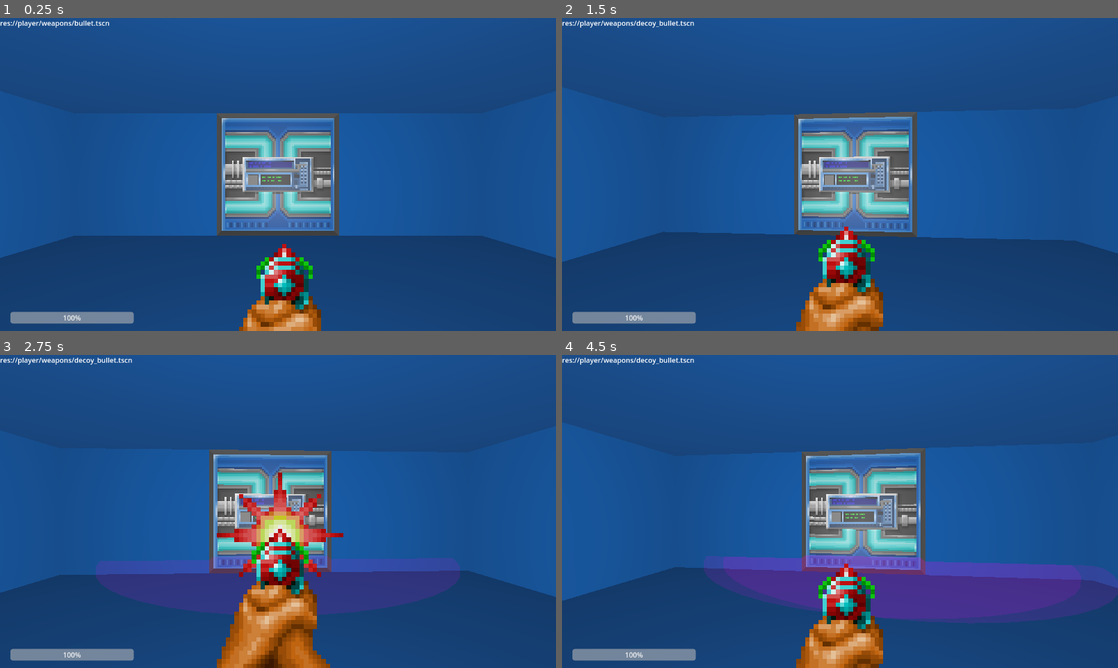
Above: before the commit, frames 1-4 (two rows, left to right).
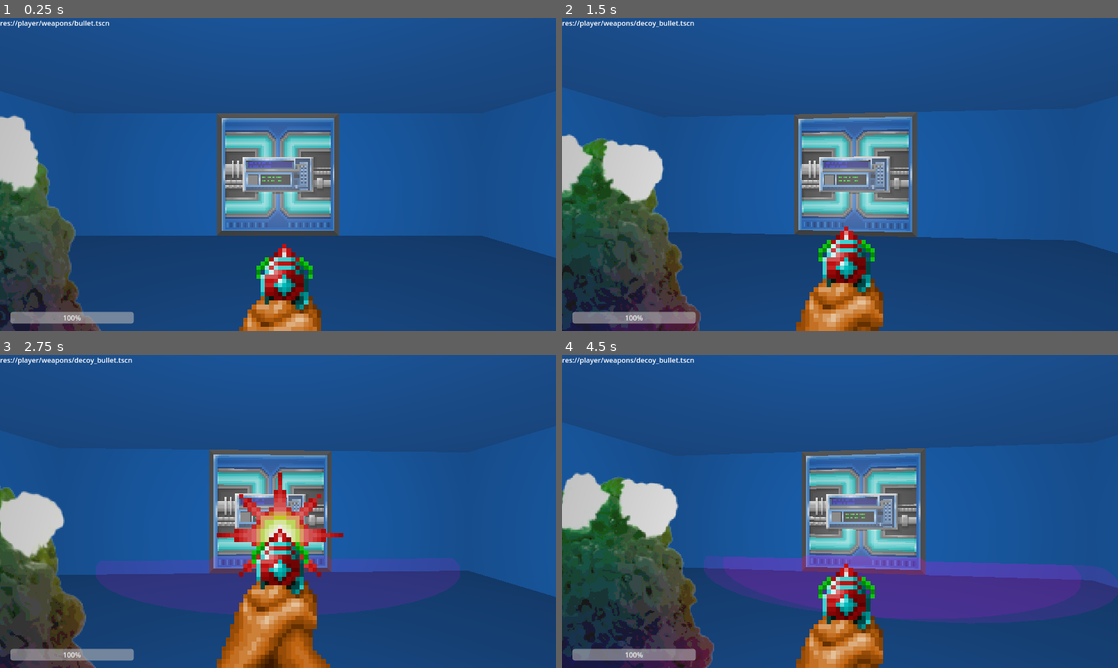
Above: after the commit, the same moments.

Repository: ralabate/21dbl
Game: Godot game, scene res://level/level_0.tscn
The game is run twice, just before and just after one commit, with the same random seed, the same clock (stepped at 60 frames per second) and the same inputs.
Inputs (mouse positions are in pixels of both pictures, inside the frame that each line leads up to):
- Up to frame 1 (0.25 s): no input
- Up to frame 2 (1.5 s): tap Enter (ui_accept) at 0.5, 0.77 s; move the mouse to (867, 174) at 0.52 s; press the mouse at (867, 174) at 0.53 s; hold 2 (ability_select_up) from 0.53 s (still down); move the mouse to (812, 174) at 1.27 s; release the mouse at (812, 174) at 1.28 s; click (812, 174) at 1.35 s
- Up to frame 3 (2.75 s): keep holding 2 (ability_select_up); tap Enter (ui_accept) at 1.52 s; move the mouse to (289, 505) at 2.02 s; press the mouse at (289, 505) at 2.03 s
- Up to frame 4 (4.5 s): keep holding 2 (ability_select_up); move the mouse to (834, 517) at 2.77 s; release the mouse at (834, 517) at 2.78 s; click (834, 517) at 2.85 s; tap Enter (ui_accept) at 3.02, 3.77 s; move the mouse to (878, 514) at 3.52 s; press the mouse at (878, 514) at 3.53 s; move the mouse to (795, 508) at 4.27 s; release the mouse at (795, 508) at 4.28 s; click (795, 508) at 4.35 s

The runs differ from the first frame. In frame 1, 7.2% of the frame differs, in the area x 0-19%, y 30-100%; in frame 2, 12%; in frame 3, 6.8%; in frame 4, 13%, in the area x 0-28%, y 37-100%.
Error in both runs: Invalid access of index '1' on a base object of type: 'Array[Dictionary]'. (res://common/log.gd:9)

Commit message:
added slime enemy with first idle animation

Diff:
--- /dev/null
+++ b/first-person-explorer/badguys/slime.tscn
@@ -0,0 +1,314 @@
+[gd_scene load_steps=59 format=3 uid="uid://bgvnnk8ambbxi"]
+
+[ext_resource type="Script" uid="uid://clhircl18kdhh" path="res://badguys/badguy.gd" id="1_omtea"]
+[ext_resource type="Material" uid="uid://ci70lplv4aah0" path="res://badguys/damage_overlay.tres" id="2_ump8y"]
+[ext_resource type="Script" uid="uid://bund4vdf4u4yo" path="res://common/components/health_component.gd" id="3_mi03j"]
+[ext_resource type="Script" uid="uid://cuiwxj3wnoqag" path="res://common/components/navigation_component.gd" id="4_a7bd2"]
+[ext_resource type="Script" uid="uid://db57k26wi7ltc" path="res://common/components/melee_attack_component.gd" id="5_a56oi"]
+[ext_resource type="Script" uid="uid://d3w1w02heo866" path="res://common/components/fsm_component.gd" id="6_iul18"]
+[ext_resource type="Script" uid="uid://c3mha4eajluii" path="res://badguys/states/badguy_idle_state.gd" id="7_mp782"]
+[ext_resource type="Script" uid="uid://cdsndtjjy64gx" path="res://badguys/states/badguy_chase_state.gd" id="8_rfo5k"]
+[ext_resource type="Script" uid="uid://bbx03qgt7jwev" path="res://badguys/states/badguy_attack_state.gd" id="9_5xahi"]
+[ext_resource type="Script" uid="uid://dmrpfrb334jim" path="res://badguys/states/badguy_hurt_state.gd" id="10_jotdw"]
+[ext_resource type="Script" uid="uid://mgr8rmq8nlia" path="res://badguys/states/badguy_death_state.gd" id="11_3jdsq"]
+[ext_resource type="Texture2D" uid="uid://dd62b6oe8cil1" path="res://badguys/images/brown-alien/brown-alien-melee-0.png" id="12_w42u7"]
+[ext_resource type="Texture2D" uid="uid://dwu42jv5a1gh1" path="res://badguys/images/brown-alien/brown-alien-melee-1.png" id="13_x25jn"]
+[ext_resource type="Texture2D" uid="uid://sb28ut5co135" path="res://badguys/images/brown-alien/brown-alien-melee-2.png" id="14_x1net"]
+[ext_resource type="Texture2D" uid="uid://6r6arlpftmbd" path="res://badguys/images/brown-alien/brown-alien-walk-0.png" id="15_06uem"]
+[ext_resource type="Texture2D" uid="uid://dqjjgluio4nep" path="res://badguys/images/brown-alien/brown-alien-walk-1.png" id="16_gntep"]
+[ext_resource type="Texture2D" uid="uid://c63tqbiqfdip7" path="res://badguys/images/brown-alien/brown-alien-walk-2.png" id="17_41e7r"]
+[ext_resource type="Texture2D" uid="uid://cwihftkri58aq" path="res://badguys/images/brown-alien/brown-alien-walk-3.png" id="18_s7cek"]
+[ext_resource type="Texture2D" uid="uid://cqsi5mlah1wik" path="res://badguys/images/brown-alien/brown-alien-death-0.png" id="19_pttyk"]
+[ext_resource type="Texture2D" uid="uid://by3x60po1ly1k" path="res://badguys/images/brown-alien/brown-alien-death-1.png" id="20_1btaa"]
+[ext_resource type="Texture2D" uid="uid://c36wdfunw6sdp" path="res://badguys/images/brown-alien/brown-alien-death-2.png" id="21_fbwll"]
+[ext_resource type="Texture2D" uid="uid://bjpnp8021bdb8" path="res://badguys/images/brown-alien/brown-alien-death-3.png" id="22_amr26"]
+[ext_resource type="Texture2D" uid="uid://dqqe5rmsim5a6" path="res://badguys/images/brown-alien/brown-alien-death-4.png" id="23_76k3p"]
+[ext_resource type="Texture2D" uid="uid://ckr0p5wo1swgf" path="res://badguys/images/brown-alien/brown-alien-death-5.png" id="24_8cplh"]
+[ext_resource type="Texture2D" uid="uid://88bl81d4s5m" path="res://badguys/images/slime/idle/slimer_idle_on_2s_256_posterized.0001.png" id="25_lm0li"]
+[ext_resource type="Texture2D" uid="uid://ds8l6tl4300yq" path="res://badguys/images/slime/idle/slimer_idle_on_2s_256_posterized.0002.png" id="26_rg6tc"]
+[ext_resource type="Texture2D" uid="uid://c6w3avqeuth08" path="res://badguys/images/slime/idle/slimer_idle_on_2s_256_posterized.0003.png" id="27_s1gvs"]
+[ext_resource type="Texture2D" uid="uid://hybbm4ma8phj" path="res://badguys/images/slime/idle/slimer_idle_on_2s_256_posterized.0004.png" id="28_irqv5"]
+[ext_resource type="Texture2D" uid="uid://cyc70y8r51dbr" path="res://badguys/images/slime/idle/slimer_idle_on_2s_256_posterized.0005.png" id="29_63mmy"]
+[ext_resource type="Texture2D" uid="uid://7m0t1idxj10l" path="res://badguys/images/slime/idle/slimer_idle_on_2s_256_posterized.0006.png" id="30_28eip"]
+[ext_resource type="Texture2D" uid="uid://d4lwbov1j1o1o" path="res://badguys/images/slime/idle/slimer_idle_on_2s_256_posterized.0007.png" id="31_t2nmu"]
+[ext_resource type="Texture2D" uid="uid://boqkabtvphf54" path="res://badguys/images/slime/idle/slimer_idle_on_2s_256_posterized.0008.png" id="32_qtqvy"]
+[ext_resource type="Texture2D" uid="uid://b1lk4qwqfmdln" path="res://badguys/images/slime/idle/slimer_idle_on_2s_256_posterized.0009.png" id="33_gy75n"]
+[ext_resource type="Texture2D" uid="uid://bsg6wnm65xewf" path="res://badguys/images/slime/idle/slimer_idle_on_2s_256_posterized.0010.png" id="34_fd7ma"]
+[ext_resource type="Texture2D" uid="uid://25qyipf6l6o" path="res://badguys/images/slime/idle/slimer_idle_on_2s_256_posterized.0011.png" id="35_sua18"]
+[ext_resource type="Texture2D" uid="uid://c4ypbw1qgs5uv" path="res://badguys/images/slime/idle/slimer_idle_on_2s_256_posterized.0012.png" id="36_bdcpt"]
+[ext_resource type="Texture2D" uid="uid://c0xytiwj1t4xb" path="res://badguys/images/slime/idle/slimer_idle_on_2s_256_posterized.0013.png" id="37_ke8o2"]
+[ext_resource type="Texture2D" uid="uid://68ljll1fo70h" path="res://badguys/images/slime/idle/slimer_idle_on_2s_256_posterized.0014.png" id="38_pwnn6"]
+[ext_resource type="Texture2D" uid="uid://pk3tjq07awqb" path="res://badguys/images/slime/idle/slimer_idle_on_2s_256_posterized.0015.png" id="39_03nn5"]
+[ext_resource type="Texture2D" uid="uid://ejg8ku1tv1fe" path="res://badguys/images/slime/idle/slimer_idle_on_2s_256_posterized.0016.png" id="40_dg8ef"]
+[ext_resource type="Texture2D" uid="uid://kggo0qmp2jcu" path="res://badguys/images/slime/idle/slimer_idle_on_2s_256_posterized.0017.png" id="41_r2imk"]
+[ext_resource type="Texture2D" uid="uid://ba4a44upcmnad" path="res://badguys/images/slime/idle/slimer_idle_on_2s_256_posterized.0018.png" id="42_kuvkc"]
+[ext_resource type="Texture2D" uid="uid://7sr3chqen7y3" path="res://badguys/images/slime/idle/slimer_idle_on_2s_256_posterized.0019.png" id="43_oh1h4"]
+[ext_resource type="Texture2D" uid="uid://creib6s1ptnwb" path="res://badguys/images/slime/idle/slimer_idle_on_2s_256_posterized.0020.png" id="44_oxcak"]
+[ext_resource type="Texture2D" uid="uid://bwss0mpewo884" path="res://badguys/images/slime/idle/slimer_idle_on_2s_256_posterized.0021.png" id="45_soaua"]
+[ext_resource type="Texture2D" uid="uid://d26ukjqkq6f6x" path="res://badguys/images/slime/idle/slimer_idle_on_2s_256_posterized.0022.png" id="46_p6qts"]
+[ext_resource type="Texture2D" uid="uid://dapyqptjr3mjr" path="res://badguys/images/slime/idle/slimer_idle_on_2s_256_posterized.0023.png" id="47_beqgu"]
+[ext_resource type="Texture2D" uid="uid://dimu7byx4t51g" path="res://badguys/images/slime/idle/slimer_idle_on_2s_256_posterized.0024.png" id="48_62k45"]
+[ext_resource type="Texture2D" uid="uid://djmn6ikpl4sc8" path="res://badguys/images/slime/idle/slimer_idle_on_2s_256_posterized.0025.png" id="49_y23yf"]
+[ext_resource type="Texture2D" uid="uid://dbgbjy73pqe7l" path="res://badguys/images/slime/idle/slimer_idle_on_2s_256_posterized.0026.png" id="50_xbcjq"]
+[ext_resource type="Texture2D" uid="uid://j8eakbttbxdt" path="res://badguys/images/slime/idle/slimer_idle_on_2s_256_posterized.0027.png" id="51_h2joc"]
+[ext_resource type="Texture2D" uid="uid://dce2eltvb343e" path="res://badguys/images/slime/idle/slimer_idle_on_2s_256_posterized.0028.png" id="52_k0wpb"]
+[ext_resource type="Texture2D" uid="uid://dra8bpcbhlh0l" path="res://badguys/images/slime/idle/slimer_idle_on_2s_256_posterized.0029.png" id="53_ijpcw"]
+[ext_resource type="Texture2D" uid="uid://po2cmxcqtk5a" path="res://badguys/images/slime/idle/slimer_idle_on_2s_256_posterized.0030.png" id="54_3uu8l"]
+
+[sub_resource type="CapsuleShape3D" id="CapsuleShape3D_bug4s"]
+
+[sub_resource type="SphereShape3D" id="SphereShape3D_221m0"]
+
+[sub_resource type="ConvexPolygonShape3D" id="ConvexPolygonShape3D_jl7e4"]
+points = PackedVector3Array(0, 0, 0, 3, 0, 7, -3, 0, 7)
+
+[sub_resource type="SpriteFrames" id="SpriteFrames_qwje0"]
+animations = [{
+"frames": [{
+"duration": 1.0,
+"texture": ExtResource("12_w42u7")
+}, {
+"duration": 1.0,
+"texture": ExtResource("13_x25jn")
+}, {
+"duration": 1.0,
+"texture": ExtResource("14_x1net")
+}],
+"loop": false,
+"name": &"attack",
+"speed": 10.0
+}, {
+"frames": [{
+"duration": 1.0,
+"texture": ExtResource("15_06uem")
+}, {
+"duration": 1.0,
+"texture": ExtResource("16_gntep")
+}, {
+"duration": 1.0,
+"texture": ExtResource("17_41e7r")
+}, {
+"duration": 1.0,
+"texture": ExtResource("18_s7cek")
+}],
+"loop": true,
+"name": &"chase",
+"speed": 10.0
+}, {
+"frames": [{
+"duration": 1.0,
+"texture": ExtResource("19_pttyk")
+}, {
+"duration": 1.0,
+"texture": ExtResource("20_1btaa")
+}, {
+"duration": 1.0,
+"texture": ExtResource("21_fbwll")
+}, {
+"duration": 1.0,
+"texture": ExtResource("22_amr26")
+}, {
+"duration": 1.0,
+"texture": ExtResource("23_76k3p")
+}, {
+"duration": 1.0,
+"texture": ExtResource("24_8cplh")
+}],
+"loop": false,
+"name": &"death",
+"speed": 10.0
+}, {
+"frames": [{
+"duration": 1.0,
+"texture": ExtResource("19_pttyk")
+}],
+"loop": false,
+"name": &"hurt",
+"speed": 5.0
+}, {
+"frames": [{
+"duration": 1.0,
+"texture": ExtResource("25_lm0li")
+}, {
+"duration": 1.0,
+"texture": ExtResource("26_rg6tc")
+}, {
+"duration": 1.0,
+"texture": ExtResource("27_s1gvs")
+}, {
+"duration": 1.0,
+"texture": ExtResource("28_irqv5")
+}, {
+"duration": 1.0,
+"texture": ExtResource("29_63mmy")
+}, {
+"duration": 1.0,
+"texture": ExtResource("30_28eip")
+}, {
+"duration": 1.0,
+"texture": ExtResource("31_t2nmu")
+}, {
+"duration": 1.0,
+"texture": ExtResource("32_qtqvy")
+}, {
+"duration": 1.0,
+"texture": ExtResource("33_gy75n")
+}, {
+"duration": 1.0,
+"texture": ExtResource("34_fd7ma")
+}, {
+"duration": 1.0,
+"texture": ExtResource("35_sua18")
+}, {
+"duration": 1.0,
+"texture": ExtResource("36_bdcpt")
+}, {
+"duration": 1.0,
+"texture": ExtResource("37_ke8o2")
+}, {
+"duration": 1.0,
+"texture": ExtResource("38_pwnn6")
+}, {
+"duration": 1.0,
+"texture": ExtResource("39_03nn5")
+}, {
+"duration": 1.0,
+"texture": ExtResource("40_dg8ef")
+}, {
+"duration": 1.0,
+"texture": ExtResource("41_r2imk")
+}, {
+"duration": 1.0,
+"texture": ExtResource("42_kuvkc")
+}, {
+"duration": 1.0,
+"texture": ExtResource("43_oh1h4")
+}, {
+"duration": 1.0,
+"texture": ExtResource("44_oxcak")
+}, {
+"duration": 1.0,
+"texture": ExtResource("45_soaua")
+}, {
+"duration": 1.0,
+"texture": ExtResource("46_p6qts")
+}, {
+"duration": 1.0,
+"texture": ExtResource("47_beqgu")
+}, {
+"duration": 1.0,
+"texture": ExtResource("48_62k45")
+}, {
+"duration": 1.0,
+"texture": ExtResource("49_y23yf")
+}, {
+"duration": 1.0,
+"texture": ExtResource("50_xbcjq")
+}, {
+"duration": 1.0,
+"texture": ExtResource("51_h2joc")
+}, {
+"duration": 1.0,
+"texture": ExtResource("52_k0wpb")
+}, {
+"duration": 1.0,
+"texture": ExtResource("53_ijpcw")
+}, {
+"duration": 1.0,
+"texture": ExtResource("54_3uu8l")
+}],
+"loop": true,
+"name": &"idle",
+"speed": 30.0
+}]
+
+[node name="Slime" type="CharacterBody3D"]
+collision_layer = 4
+collision_mask = 23
+script = ExtResource("1_omtea")
+damage_overlay = ExtResource("2_ump8y")
+movement_speed = 150.0
+attack_damage = 10
+
+[node name="HealthComponent" type="Node" parent="."]
+unique_name_in_owner = true
+script = ExtResource("3_mi03j")
+MAX_HEALTH = 3
+metadata/_custom_type_script = "uid://bund4vdf4u4yo"
+
+[node name="NavigationComponent" type="Node" parent="." node_paths=PackedStringArray("navigation_agent")]
+unique_name_in_owner = true
+script = ExtResource("4_a7bd2")
+navigation_agent = NodePath("../NavigationAgent3D")
+metadata/_custom_type_script = "uid://cuiwxj3wnoqag"
+
+[node name="MeleeAttackComponent" type="Node" parent="." node_paths=PackedStringArray("attack_area")]
+unique_name_in_owner = true
+script = ExtResource("5_a56oi")
+attack_area = NodePath("../PlayerDamageArea")
+metadata/_custom_type_script = "uid://db57k26wi7ltc"
+
+[node name="FSMComponent" type="Node" parent="."]
+unique_name_in_owner = true
+script = ExtResource("6_iul18")
+metadata/_custom_type_script = "uid://d3w1w02heo866"
+
+[node name="BadguyIdleState" type="Node" parent="FSMComponent"]
+script = ExtResource("7_mp782")
+metadata/_custom_type_script = "uid://c3mha4eajluii"
+
+[node name="BadguyChaseState" type="Node" parent="FSMComponent" node_paths=PackedStringArray("navigation_component")]
+script = ExtResource("8_rfo5k")
+navigation_component = NodePath("../../NavigationComponent")
+attack_distance = 1.5
+metadata/_custom_type_script = "uid://cdsndtjjy64gx"
+
+[node name="BadguyAttackState" type="Node" parent="FSMComponent" node_paths=PackedStringArray("attack_component")]
+script = ExtResource("9_5xahi")
+attack_component = NodePath("../../MeleeAttackComponent")
+metadata/_custom_type_script = "uid://bbx03qgt7jwev"
+
+[node name="BadguyHurtState" type="Node" parent="FSMComponent"]
+script = ExtResource("10_jotdw")
+hit_stun_length = 0.25
+metadata/_custom_type_script = "uid://dmrpfrb334jim"
+
+[node name="BadguyDeathState" type="Node" parent="FSMComponent"]
+script = ExtResource("11_3jdsq")
+metadata/_custom_type_script = "uid://mgr8rmq8nlia"
+
+[node name="CollisionShape3D" type="CollisionShape3D" parent="."]
+shape = SubResource("CapsuleShape3D_bug4s")
+debug_color = Color(0, 0.6, 0.701961, 1)
+
+[node name="NavigationAgent3D" type="NavigationAgent3D" parent="."]
+unique_name_in_owner = true
+
+[node name="PlayerDamageArea" type="Area3D" parent="."]
+unique_name_in_owner = true
+transform = Transform3D(1, 0, 0, 0, 1, 0, 0, 0, 1, 0, 0, 1)
+collision_layer = 64
+collision_mask = 2
+
+[node name="CollisionShape3D" type="CollisionShape3D" parent="PlayerDamageArea"]
+shape = SubResource("SphereShape3D_221m0")
+debug_color = Color(1, 0, 0, 0.419608)
+
+[node name="DetectionArea" type="Area3D" parent="."]
+unique_name_in_owner = true
+collision_layer = 64
+collision_mask = 2
+
+[node name="CollisionShape3D" type="CollisionShape3D" parent="DetectionArea"]
+shape = SubResource("ConvexPolygonShape3D_jl7e4")
+debug_color = Color(1, 0, 1, 1)
+
+[node name="AnimatedSprite3D" type="AnimatedSprite3D" parent="."]
+unique_name_in_owner = true
+billboard = 1
+shaded = true
+double_sided = false
+texture_filter = 2
+sprite_frames = SubResource("SpriteFrames_qwje0")
+animation = &"idle"
+frame_progress = 0.233531
--- a/first-person-explorer/level/level_0.tscn
+++ b/first-person-explorer/level/level_0.tscn
@@ -7,6 +7,7 @@
 [ext_resource type="PackedScene" uid="uid://dmpfbiv6a0bm" path="res://level/interactive/door.tscn" id="5_43je3"]
 [ext_resource type="Material" uid="uid://cr6roocmgtkpu" path="res://level/materials/wall_material_default.tres" id="5_wb01y"]
 [ext_resource type="PackedScene" uid="uid://b178sxgv7g7lk" path="res://level/interactive/key.tscn" id="6_7ra4i"]
+[ext_resource type="PackedScene" uid="uid://bgvnnk8ambbxi" path="res://badguys/slime.tscn" id="8_kip3e"]
 
 [sub_resource type="StandardMaterial3D" id="StandardMaterial3D_7ra4i"]
 albedo_color = Color(1, 1, 0, 1)
@@ -296,6 +297,13 @@
 [node name="WorldEnvironment" type="WorldEnvironment" parent="."]
 environment = SubResource("Environment_w72v2")
 
+[node name="Slime" parent="." instance=ExtResource("8_kip3e")]
+transform = Transform3D(1, 0, 0, 0, 1, 0, 0, 0, 1, -2.4, 0, -1.6)
+
+[node name="CollisionShape3D" parent="Slime/DetectionArea" index="0"]
+disabled = true
+
 [editable path="Doors/YellowDoor"]
 [editable path="Doors/RedDoor"]
 [editable path="FirstPersonController"]
+[editable path="Slime"]
Binary file added: first-person-explorer/badguys/images/slime/idle/slimer_idle_on_2s_256_posterized.0001.png
Not shown, added: first-person-explorer/badguys/images/slime/idle/slimer_idle_on_2s_256_posterized.0001.png.import
Binary file added: first-person-explorer/badguys/images/slime/idle/slimer_idle_on_2s_256_posterized.0002.png
Not shown, added: first-person-explorer/badguys/images/slime/idle/slimer_idle_on_2s_256_posterized.0002.png.import
Binary file added: first-person-explorer/badguys/images/slime/idle/slimer_idle_on_2s_256_posterized.0003.png
Not shown, added: first-person-explorer/badguys/images/slime/idle/slimer_idle_on_2s_256_posterized.0003.png.import
Binary file added: first-person-explorer/badguys/images/slime/idle/slimer_idle_on_2s_256_posterized.0004.png
Not shown, added: first-person-explorer/badguys/images/slime/idle/slimer_idle_on_2s_256_posterized.0004.png.import
Binary file added: first-person-explorer/badguys/images/slime/idle/slimer_idle_on_2s_256_posterized.0005.png
Not shown, added: first-person-explorer/badguys/images/slime/idle/slimer_idle_on_2s_256_posterized.0005.png.import
Binary file added: first-person-explorer/badguys/images/slime/idle/slimer_idle_on_2s_256_posterized.0006.png
Not shown, added: first-person-explorer/badguys/images/slime/idle/slimer_idle_on_2s_256_posterized.0006.png.import
(and 49 more such lines)
